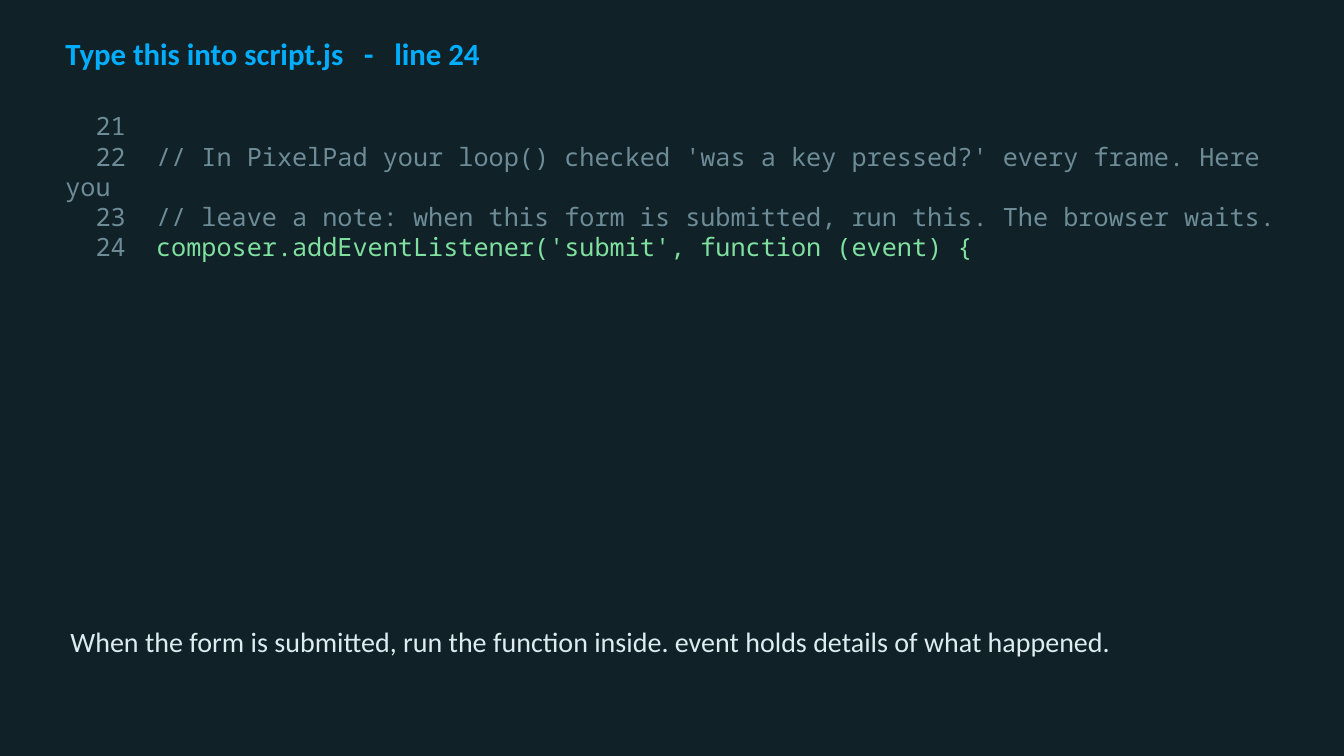
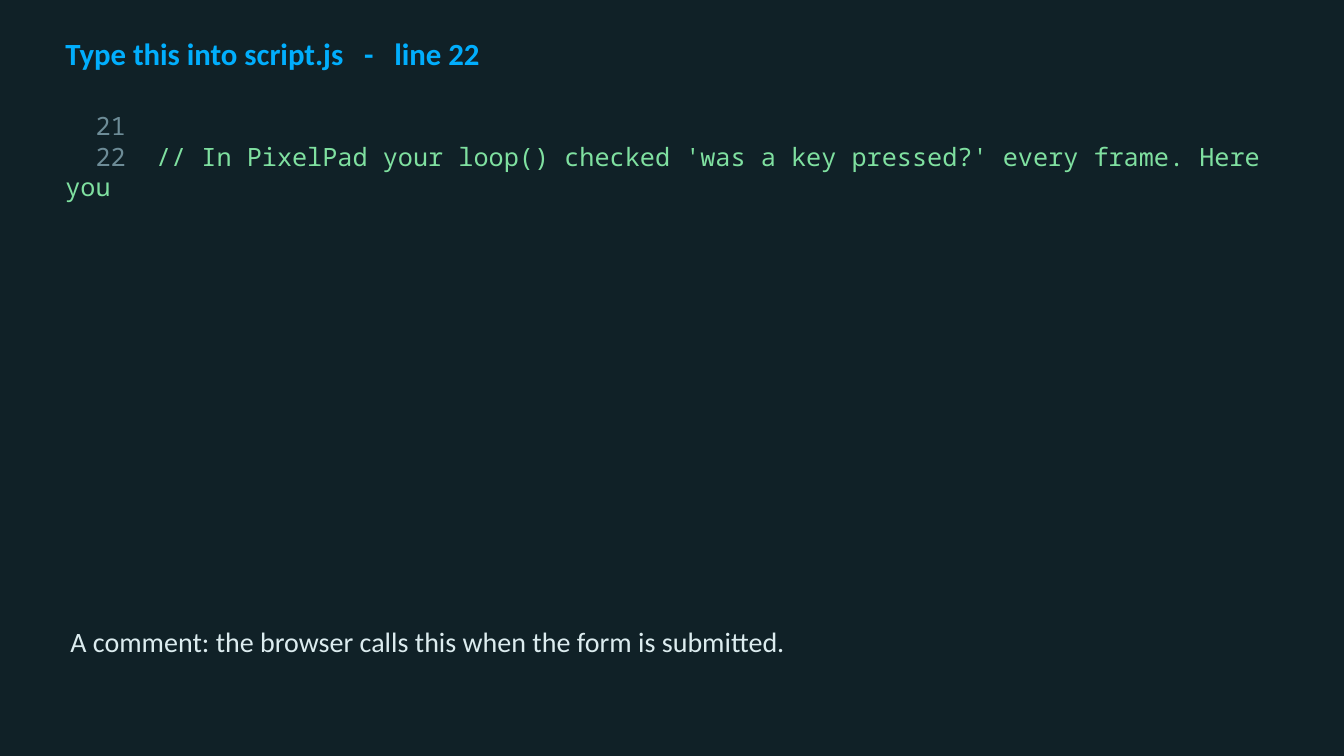
Before and after one commit to utgapps/utgapps.github.io, a slide deck: slide 24 of ai101/slides/week-02.pptx (slide 26 before the commit). Drawn at 1344x756 pixels with LibreOffice and Linux fonts; fonts in the diff are those of the drawing. Boxes give left, top, right and bottom in pixels: in the first picture for what was removed or moved away, otherwise in the second. Text is boxed around its words. In the diff, an @@ line names an element or a change of style, - is before the commit and + after.

```diff
--- a/ai101/slides/week-02.pptx
+++ b/ai101/slides/week-02.pptx
@@ text at [65,43,479,70]: text changed @@
-Type this into script.js - line 24
+Type this into script.js - line 22
@@ text at [96,146,1259,172]: text colour #6D8C97 to #7FE0A0 @@
@@ text at [156,207,1275,262]: paragraphs removed @@
-23 // leave a note: when this form is submitted, run this. The browser waits.
-24 composer.addEventListener('submit', function (event) {
@@ text at [70,632,784,652]: text changed @@
-When the form is submitted, run the function inside. event holds details of what happened.
+A comment: the browser calls this when the form is submitted.
```
Also in this commit, not shown: 4 other slides changed, 4 slides removed, 31 other files.
